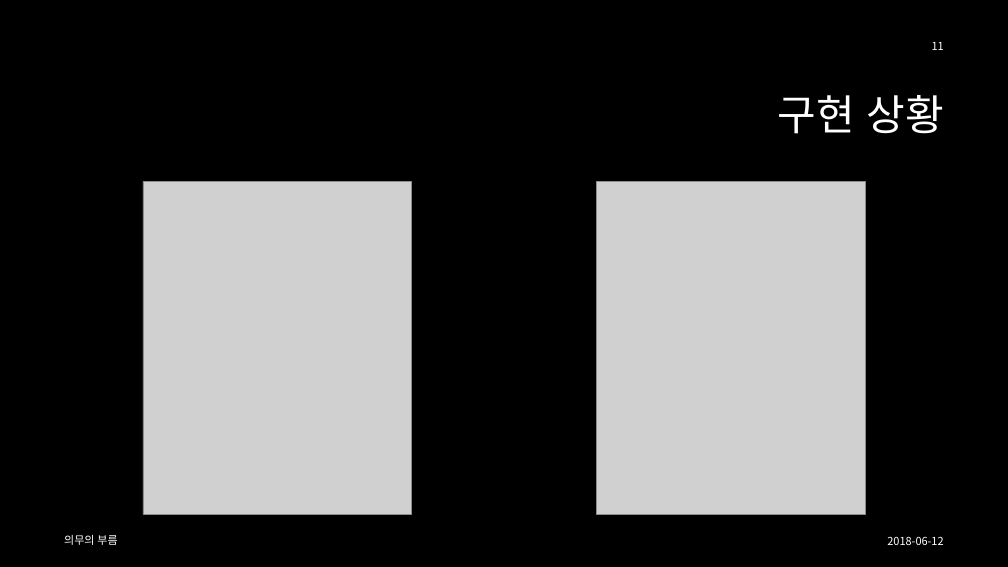
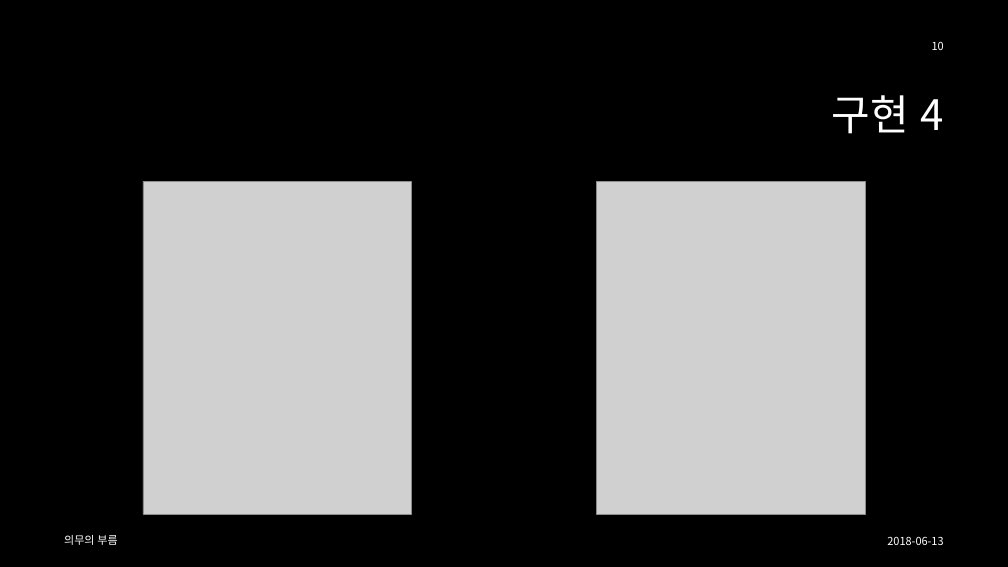
Before and after one commit to iconstudio/2018-ScriptingProject, a slide deck: slide 10 of [스크립트 언어]7조 최종 발표 - 2016180042, 2015182031.pptx (slide 11 before the commit). Drawn at 1008x567 pixels with LibreOffice and Linux fonts; fonts in the diff are those of the drawing; grey boxes stand for pictures; background and template pictures are left out. Boxes give left, top, right and bottom in pixels: in the first picture for what was removed or moved away, otherwise in the second. Text is boxed around its words. In the diff, an @@ line names an element or a change of style, - is before the commit and + after.

```diff
--- a/[스크립트 언어]7조 최종 발표 - 2016180042, 2015182031.pptx
+++ b/[스크립트 언어]7조 최종 발표 - 2016180042, 2015182031.pptx
@@ page number at [932, 42, 944, 50]: text changed @@
-11
+10
@@ title at [831, 95, 943, 134]: text changed @@
-구현 상황
+구현 4
@@ text at [887, 536, 943, 545]: text changed @@
-2018-06-12
+2018-06-13
```
Also in this commit, not shown: 9 other slides changed, 1 slide removed, 3 other files.
